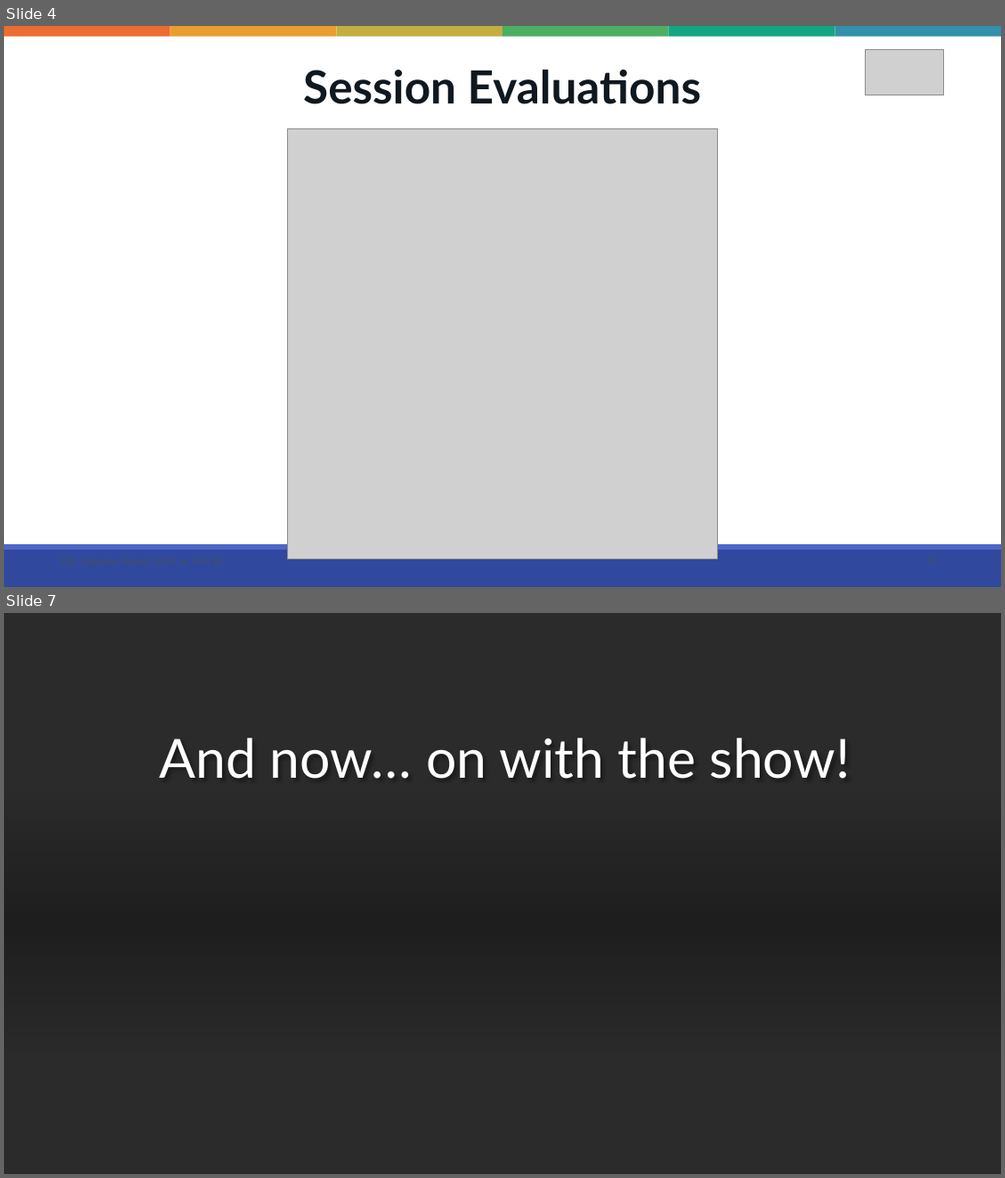
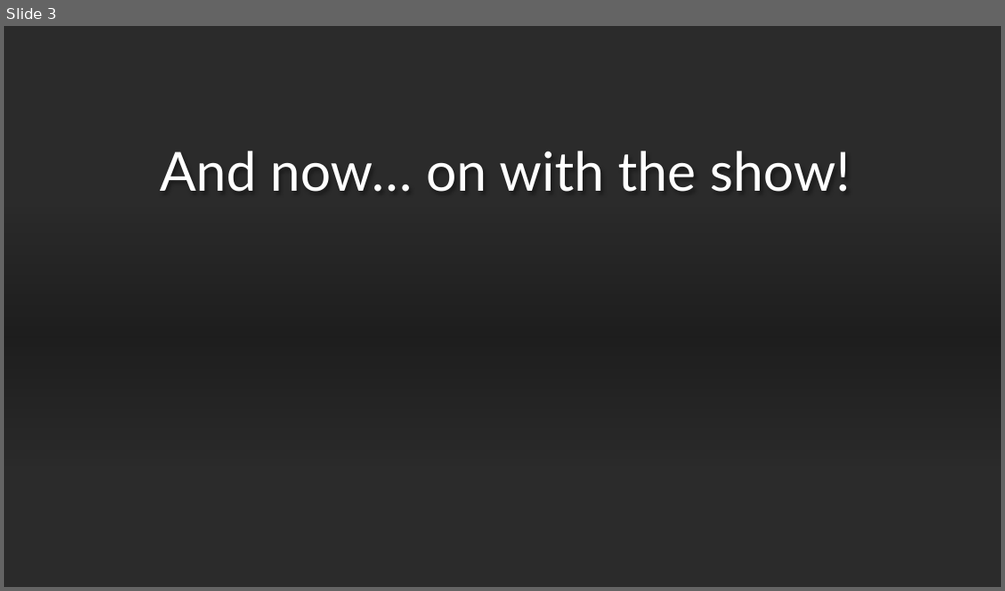
Before and after one commit to drsqlgithub/Presentation-Downloads, a slide deck: BI Versus Relational Design/Bi Versus Relational.pptx. Shown one above the other, each under a label of ours: slides 4 and 7 before the commit, slide 3 after it; the slides between them are not shown. The pictures are 1005x1178 and 1005x591 pixels, drawn with LibreOffice and Linux fonts; fonts in the diff are those of the drawing; grey boxes stand for pictures; background and template pictures are left out; a plain dark background stands for a picture behind light text. Boxes give left, top, right and bottom in pixels: in the first picture for what was removed or moved away, otherwise in the second. Text is boxed around its words. In the diff, an @@ line names an element or a change of style, - is before the commit and + after.

```diff
--- a/BI Versus Relational Design/Bi Versus Relational.pptx
+++ b/BI Versus Relational Design/Bi Versus Relational.pptx
@@ slide 4 removed at bbox=[4, 26, 1001, 587], background #FFFFFF @@
@@ rectangle removed at bbox=[4, 26, 170, 37] @@
@@ rectangle removed at bbox=[170, 26, 336, 37] @@
@@ rectangle removed at bbox=[336, 26, 502, 37] @@
@@ rectangle removed at bbox=[502, 26, 669, 37] @@
@@ rectangle removed at bbox=[669, 26, 834, 37] @@
@@ rectangle removed at bbox=[834, 26, 1001, 37] @@
@@ picture removed at bbox=[866, 50, 944, 95] @@
@@ text removed at bbox=[303, 70, 701, 104] @@
-Session Evaluations
@@ picture removed at bbox=[287, 129, 718, 559] @@
@@ line removed from (102, 168) to (917, 168) @@
@@ rectangle removed at bbox=[4, 549, 1001, 587] @@
@@ rectangle removed at bbox=[4, 544, 1001, 549] @@
@@ what was slide 7 is now slide 3 @@
```
Also in this commit, not shown: 1 slide changed, 3 other slides removed, 2 other files.
